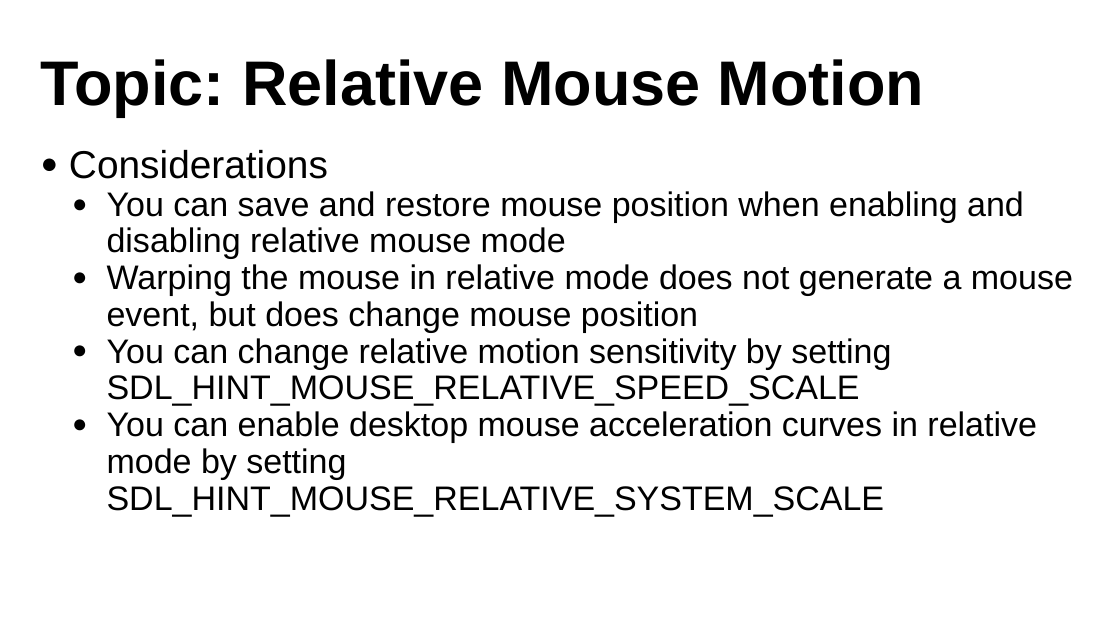
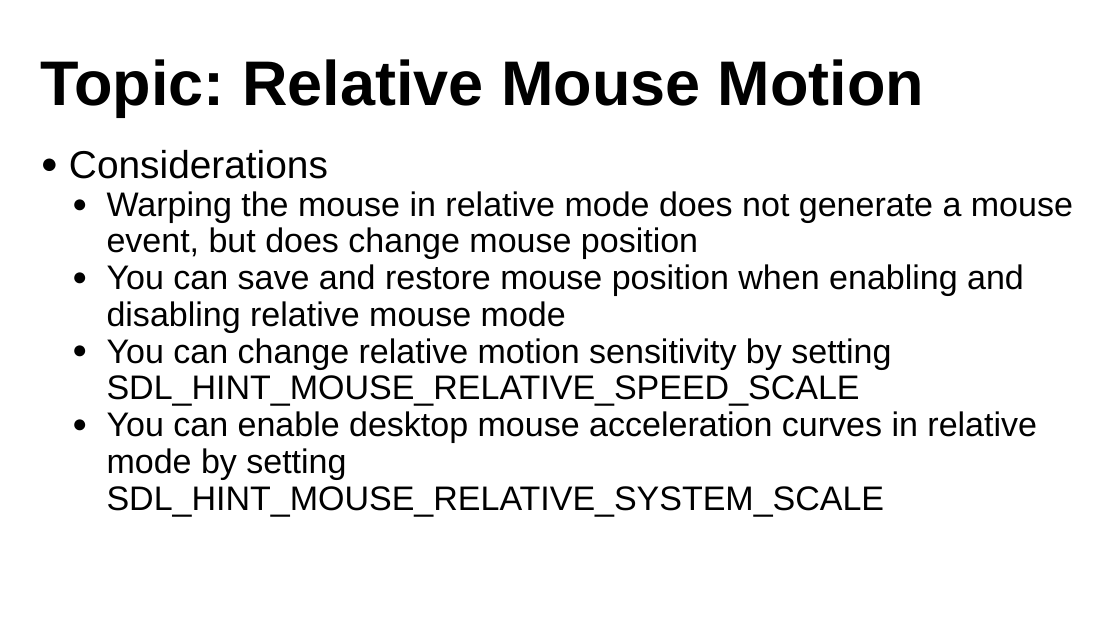
Before and after one commit to libsdl-org/sdlweb, a slide deck: slide 22 of gdc2023/GDC23_Presentation_SDL.pptx (slide 21 before the commit). Drawn at 1120x630 pixels with LibreOffice and Linux fonts; fonts in the diff are those of the drawing; background and template pictures are left out. Boxes give left, top, right and bottom in pixels: in the first picture for what was removed or moved away, otherwise in the second. Text is boxed around its words. In the diff, an @@ line names an element or a change of style, - is before the commit and + after.

```diff
--- a/gdc2023/GDC23_Presentation_SDL.pptx
+++ b/gdc2023/GDC23_Presentation_SDL.pptx
@@ text at bbox=[107, 191, 1073, 259]: paragraph added @@
+  ● Warping the mouse in relative mode does not generate a mouse event, but does change mouse position
@@ text at bbox=[107, 264, 1073, 333]: paragraph removed @@
-  ● Warping the mouse in relative mode does not generate a mouse event, but does change mouse position
```
Also in this commit, not shown: 7 other slides changed, 3 slides added, 3 slides removed.
